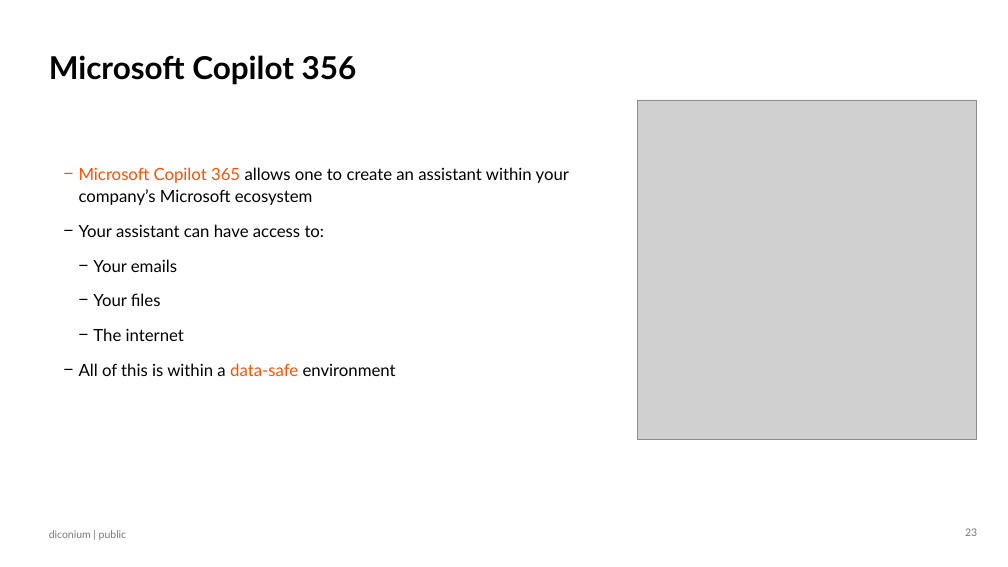
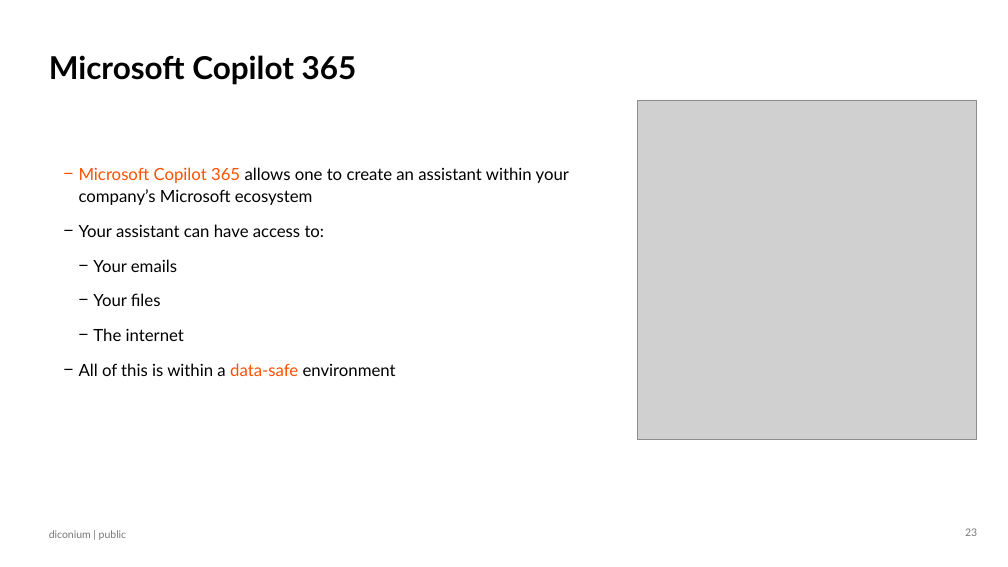
Before and after one commit to NeilSinclair/prompt_workshop, a slide deck: slide 23 of slides/AI Teach In STIHL v1.2.pptx. Drawn at 1008x567 pixels with LibreOffice and Linux fonts; fonts in the diff are those of the drawing; grey boxes stand for pictures; background and template pictures are left out. Boxes give left, top, right and bottom in pixels: in the first picture for what was removed or moved away, otherwise in the second. Text is boxed around its words. In the diff, an @@ line names an element or a change of style, - is before the commit and + after.

```diff
--- a/slides/AI Teach In STIHL v1.2.pptx
+++ b/slides/AI Teach In STIHL v1.2.pptx
@@ title at (x1=49, y1=55, x2=357, y2=85): text changed @@
-Microsoft Copilot 356
+Microsoft Copilot 365
```
Also in this commit, not shown: 5 other slides changed, 1 other file.
